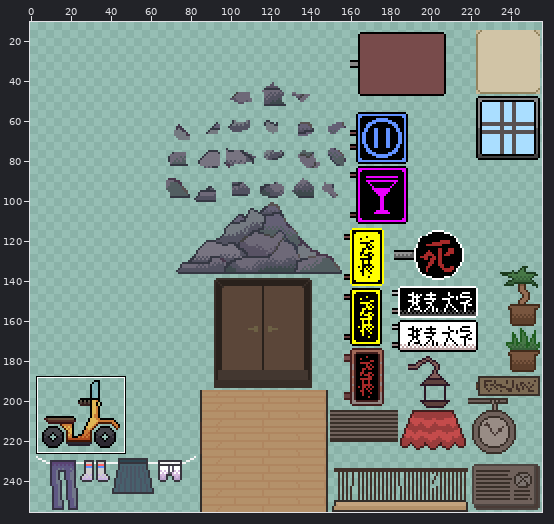
Sprite sheet, stored at Zenith's Bizarre Baseball/Assets/Sprites/Environment/TileSets/Kowloon_Elements.png. Above: a wide view before the commit, with the close-up outlined.
Close-up. As it was:
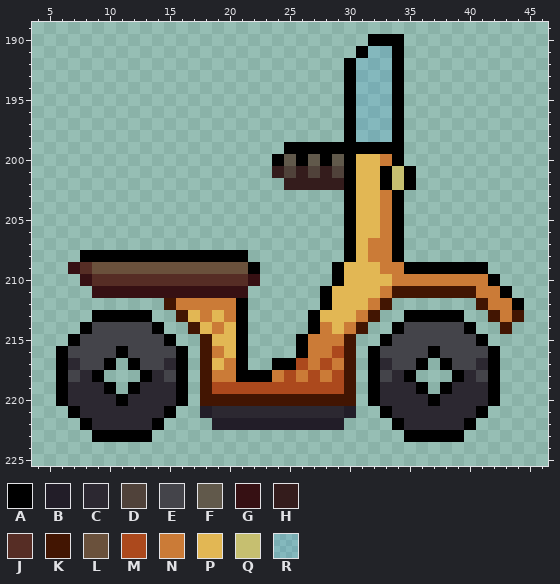
The file is 256x256 pixels. Pixels under 10% opacity are left out. Colours within 5 levels of each other are drawn and written as one. Shown: x 4..46, y 189..225. The wide view leaves out empty margins.
Palette (. is transparent): A #000000  B #221d28  C #2c2831  D #50423a  E #44444a  F #61594b  G #361013  H #341c1c  J #562d25  K #421502  L #6a513c  M #ac491d  N #cb7b37  P #e2b754  Q #c6bf70  R #008cff1f
Pixels before, first column x 6:
190 ..........................AAA..........
191 .........................ARRA..........
192 ........................ARRRA..........
193 ........................ARRRA..........
194 ........................ARRRA..........
195 ........................ARRRA..........
196 ........................ARRRA..........
197 ........................ARRRA..........
198 ........................ARRRA..........
199 ...................AAAAAAAAAA..........
200 ..................AFAFAFAPPNA..........
201 ..................HDHDHDAPPAQA.........
202 ...................HHHHHAPPAQA.........
203 ........................APPNA..........
204 ........................APPNA..........
205 ........................APPNA..........
206 ........................APPNA..........
207 ........................APNNA..........
208 ..AAAAAAAAAAAAAA........APNNA..........
209 .GJLLLLLLLLLLLLLA......APPPNNAAAAAAA...
210 ..GJJJJJJJJJJJJJG......APPPPNNNNNNNNA..
211 ...GGGGGGGGGGGGG......APPPPNKKKKKKKNNA.
212 .........KNNNNNA......APPPNK.......KNNA
213 ...AAAAA..KPNPNA.....APPPNK..AAAAA..KNK
214 ..AEEEEEA..KPNPA.....ANPNK..AEEEEEA..K.
215 .AEEEEEEEA..KPPA....ANNNK..AEEEEEEEA...
216 AEEEEAEEEEA.KNPA....ANNMK.AEEEEAEEEEA..
217 ACEEA.AEECA.KPNA..AAMNMNK.ACEEA.AEECA..
218 AECA...ACEA.KNNAAANMNMNMK.AECA...ACEA..
219 ACCCA.ACCCA.KMMMMMMMMMMMK.ACCCA.ACCCA..
220 ACCCCACCCCA.KKKKKKKKKKKKK.ACCCCACCCCA..
221 .ACCCCCCCA..BCCCCCCCCCCCB..ACCCCCCCA...
222 ..ACCCCCA....BBBBBBBBBBB....ACCCCCA....
223 ...AAAAA.....................AAAAA.....
New version:
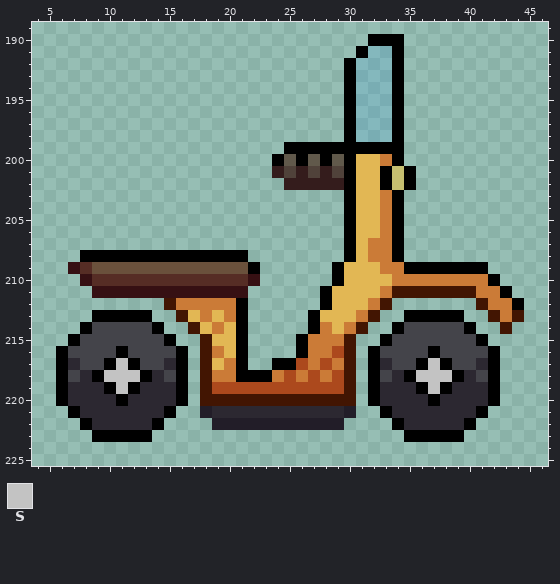
Colours new in this view: S #c3c3c3
What changed:
Colour S is added in row 217 at x 11 and 37; in row 218 at x 10 to 12 and 36 to 38; in row 219 at x 11 and 37.
Changed places in both close-ups, as pixel boxes (x1, y1, x2, y2):
added: (104, 358, 140, 394)
added: (416, 358, 452, 394)
